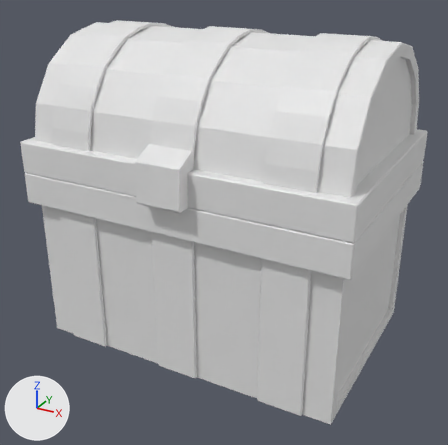
The Blender file TreasureChest.blend_02c.blend as it was, and as the next commit left it.
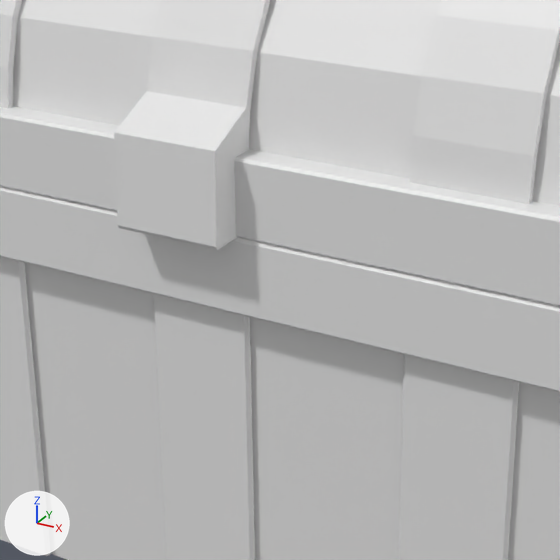
Each version appears first whole from a 50 mm lens placed at (3.22, -5.98, 4.34), pointed at (0.05, -0.22, 1.46), and next in a close-up on the part from 19% to 73% of the width and 23% to 78% of the height. The axes (+X, +Y, +Z) are drawn at lower left. The lights are the same throughout.
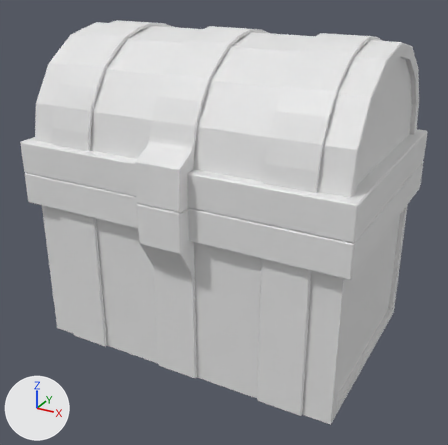
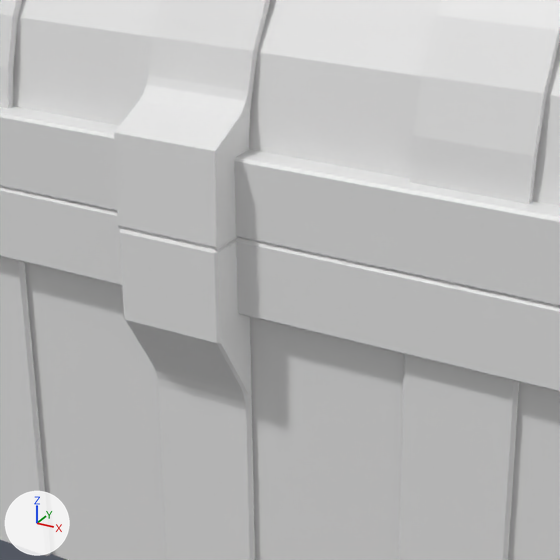
The change in detail:
me_cube_004 has 160 vertices, 172 faces and spans x -1.5..1.5, y -1.24..1.24, z 0.0..2.0.
me_cube_004 is used by ob_cube_003; location (0.0, 0.0, 0.0).
me_cube_004 part 1: the loose piece of 32 vertices spanning x -0.25..0.25, y -1.24..-1.2, z 0.0..2.0 is deleted.
Mesh me_cube_002 is new.
It has 70 vertices, 66 faces, 6 loose edges and spans x -0.25..0.25, y -1.46..-1.2, z 0.0..2.07.
Object 'Cube.004' (ob_cube_004) is new; it shows me_cube_002.
Its location is (0.0, 0.0, 0.0).

Location of each change, [x1, y1, x2, y2] in pixels of the close-ups (560 x 560 px):
'Cube.004', added: after [119, 229, 255, 560]
part 1 of me_cube_004, deleted: before [153, 294, 255, 560]
